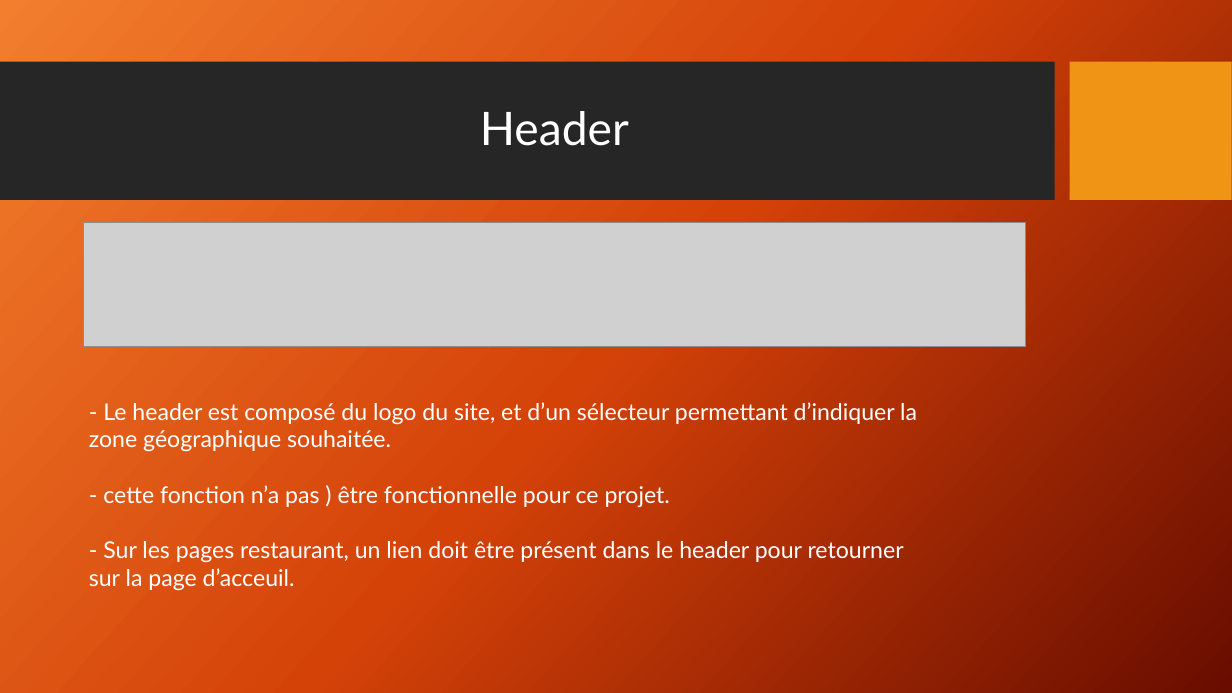
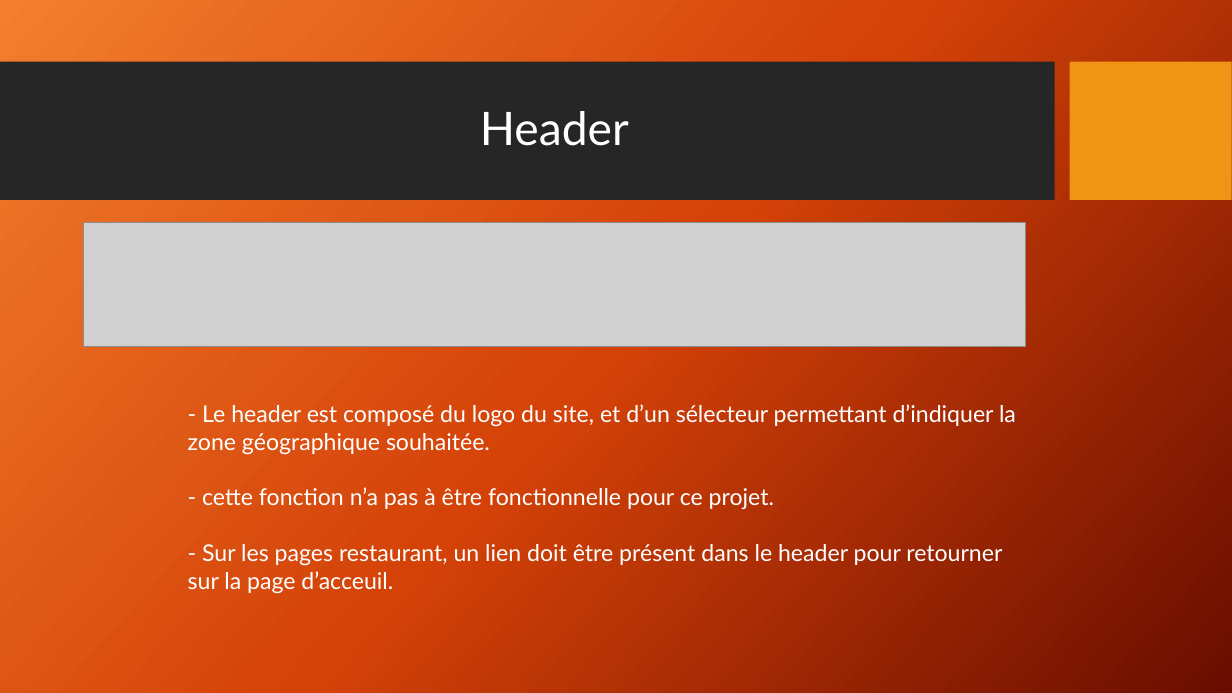
Before and after one commit to JulienRebillon/OP-P3, a slide deck: slide 6 of Présentation Projet 3.pptx. Drawn at 1232x693 pixels with LibreOffice and Linux fonts; fonts in the diff are those of the drawing; grey boxes stand for pictures; background and template pictures are left out. Boxes give left, top, right and bottom in pixels: in the first picture for what was removed or moved away, otherwise in the second. Text is boxed around its words. In the diff, an @@ line names an element or a change of style, - is before the commit and + after.

```diff
--- a/Présentation Projet 3.pptx
+++ b/Présentation Projet 3.pptx
@@ text "- Le header est composé ...": place and size @@
-text "- Le header est composé ..." at box(89, 402, 917, 591)
+text "- Le header est composé ..." at box(188, 404, 1016, 594)
@@ text at box(202, 487, 774, 509): text changed @@
-- cette fonction n’a pas ) être fonctionnelle pour ce projet.
+- cette fonction n’a pas à être fonctionnelle pour ce projet.
```
Also in this commit, not shown: 4 other slides changed, 1 slide added, 2 slides removed, 4 other files.
